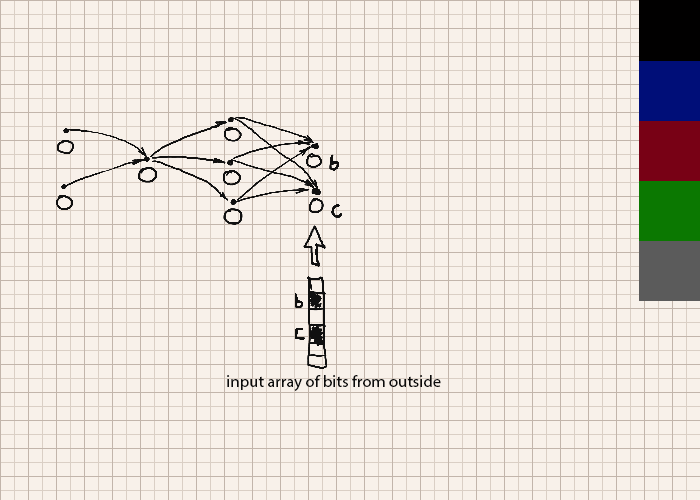
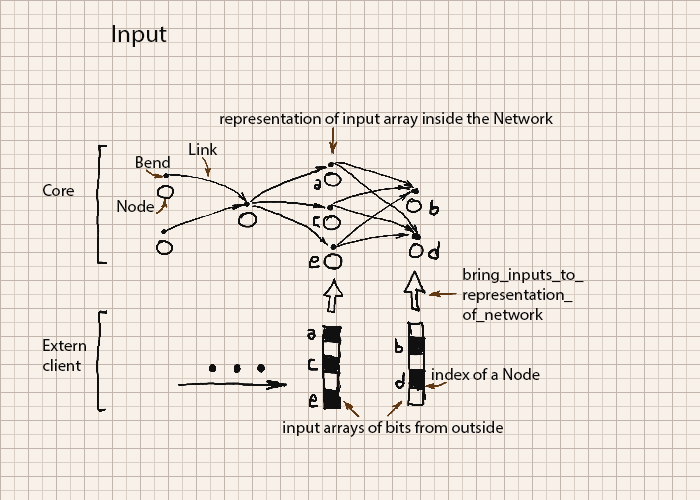
The second 700 × 500 image is a revision of the first. Changes to its layers:
added layer "Bend" in group "text" over [136, 156, 170, 168]
added layer "Node" in group "text" over [117, 200, 154, 212]
added layer "index of a Node" in group "text" over [432, 368, 540, 380]
added layer "representation of input array inside the Network" in group "text" over [220, 112, 553, 128]
added layer "Input" in group "text" over [112, 25, 167, 47]
renamed "input array of bits from outside" to "input arrays of bits from outside", painted on it over [227, 375, 503, 437]
added layer "Extern client" in group "text" over [43, 339, 86, 371]
added layer "Core" in group "text" over [43, 184, 74, 196]
added layer "bring_inputs_to_ representation_ of_network" in group "text" over [463, 268, 584, 323]
added layer "Link" in group "text" over [189, 143, 218, 155]
painted on "guiding" over [146, 127, 457, 418]
painted on "Layer 1" over [56, 117, 440, 412]
hid "atramenta" over [639, 0, 700, 301]
